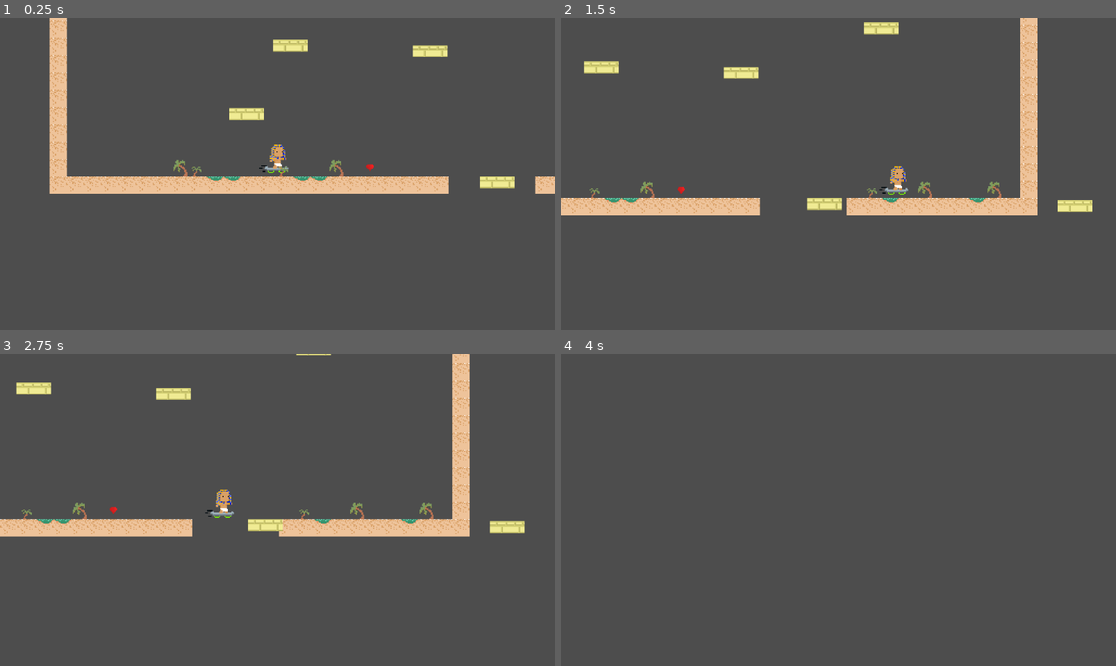
Above: before the commit, frames 1-4 (two rows, left to right).
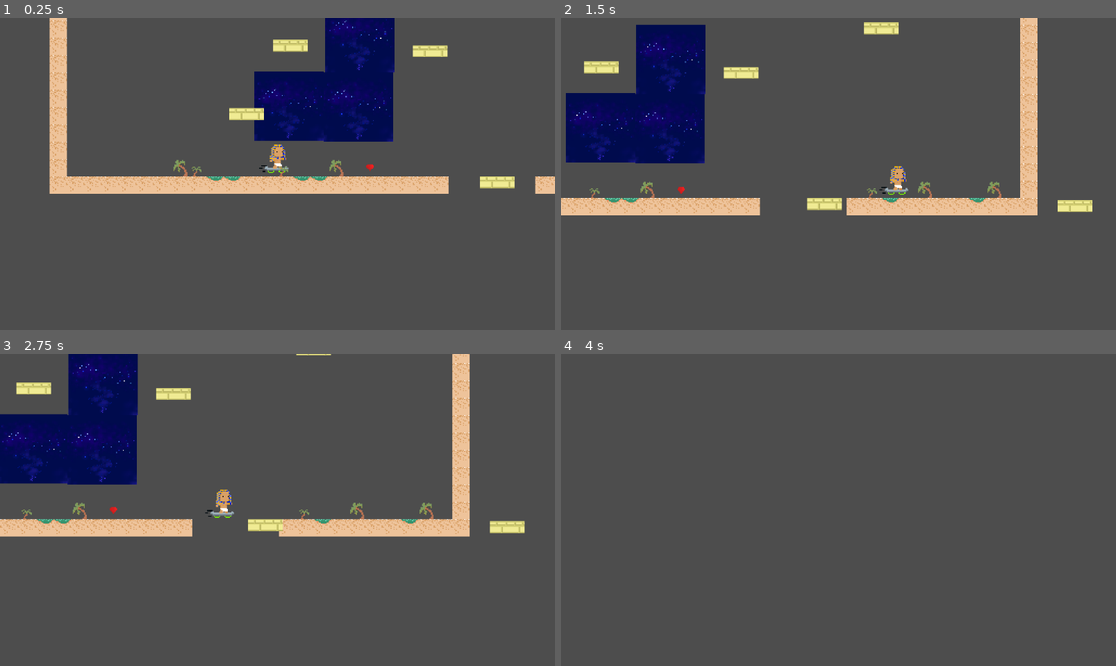
Above: after the commit, the same moments.

Repository: BucksGameDev/Egyptian-Future-Demo
Game: Godot game, scene res://Scenes/game.tscn
Same seed, same stepped clock (60 frames per second), same inputs: the game is played once before the commit and once after it.
Inputs:
- Up to frame 1 (0.25 s): no input
- Up to frame 2 (1.5 s): tap Enter (ui_accept) at 0.5, 0.77 s; hold Right (ui_right) from 0.53 s (still down)
- Up to frame 3 (2.75 s): tap Enter (ui_accept) at 1.52 s; release Right (ui_right) at 2.03 s; hold Left (ui_left) from 2.03 s (still down)
- Up to frame 4 (4 s): release Left (ui_left) at 2.78 s; hold Right (ui_right) from 2.78 s (still down); tap Enter (ui_accept) at 3.02, 3.77 s

The runs differ from the first frame. In frame 1, 7.7% of the frame differs, in the area x 45-72%, y 0-40%; in frame 2, 8.3%, in the area x 0-27%, y 2-47%; in frame 3, 8.0%; in frame 4, nothing differs.

Commit message:
night Sky Test
Tested the night sky background

Diff:
--- a/Scenes/game.tscn
+++ b/Scenes/game.tscn
@@ -1,11 +1,12 @@
-[gd_scene load_steps=22 format=3 uid="uid://d2olv0ol4qc0a"]
+[gd_scene load_steps=23 format=3 uid="uid://d2olv0ol4qc0a"]
 
 [ext_resource type="PackedScene" uid="uid://behj5mqspcif0" path="res://Scenes/mcHoverPharaoh.tscn" id="1_ebmjs"]
 [ext_resource type="Script" uid="uid://b58yeghkb5jai" path="res://Scripts/mcHoverPharaoh.gd" id="2_qxrlw"]
-[ext_resource type="Texture2D" uid="uid://cf7dmhnuv83xx" path="res://artistAssets/TileSets/beachTiles.png" id="3_wrm1d"]
-[ext_resource type="Texture2D" uid="uid://31e4o0ttshew" path="res://artistAssets/Platforms/platform_bricks.png" id="4_3dryh"]
+[ext_resource type="Texture2D" uid="uid://cf7dmhnuv83xx" path="res://Assets/TileSets/beachTiles.png" id="3_wrm1d"]
+[ext_resource type="Texture2D" uid="uid://31e4o0ttshew" path="res://Assets/Platforms/platform_bricks.png" id="4_3dryh"]
 [ext_resource type="PackedScene" uid="uid://dsvhmmuj2ebt" path="res://Scenes/platformTest.tscn" id="5_wowpa"]
 [ext_resource type="PackedScene" uid="uid://c688hvrmmck50" path="res://Scenes/ruby.tscn" id="6_i6g32"]
+[ext_resource type="PackedScene" uid="uid://dacq1jkvo2ph6" path="res://Scenes/nightSkyTest.tscn" id="7_1l0tm"]
 
 [sub_resource type="TileSetAtlasSource" id="TileSetAtlasSource_wrm1d"]
 texture = ExtResource("3_wrm1d")
@@ -250,3 +251,12 @@
 
 [node name="StaticBody2D" parent="." instance=ExtResource("6_i6g32")]
 position = Vector2(86, -12)
+
+[node name="Node2D" parent="." instance=ExtResource("7_1l0tm")]
+position = Vector2(75, -64)
+
+[node name="Node2D2" parent="." instance=ExtResource("7_1l0tm")]
+position = Vector2(11, -65)
+
+[node name="Node2D3" parent="." instance=ExtResource("7_1l0tm")]
+position = Vector2(76, -128)
--- a/Scenes/mcHoverPharaoh.tscn
+++ b/Scenes/mcHoverPharaoh.tscn
@@ -1,7 +1,7 @@
 [gd_scene load_steps=12 format=3 uid="uid://behj5mqspcif0"]
 
-[ext_resource type="Texture2D" uid="uid://3425cx0hfgks" path="res://artistAssets/Sprites/mcIdle.png" id="1_jhksu"]
-[ext_resource type="Texture2D" uid="uid://datj61xevcneh" path="res://artistAssets/Sprites/mcOld.png" id="1_sxqh5"]
+[ext_resource type="Texture2D" uid="uid://3425cx0hfgks" path="res://Assets/Sprites/mcIdle.png" id="1_jhksu"]
+[ext_resource type="Texture2D" uid="uid://datj61xevcneh" path="res://Assets/Sprites/mcOld.png" id="1_sxqh5"]
 
 [sub_resource type="AtlasTexture" id="AtlasTexture_kxr6v"]
 atlas = ExtResource("1_jhksu")
--- /dev/null
+++ b/Scenes/nightSkyTest.tscn
@@ -0,0 +1,71 @@
+[gd_scene load_steps=10 format=3 uid="uid://dacq1jkvo2ph6"]
+
+[ext_resource type="Texture2D" uid="uid://cs5vynwub70rd" path="res://Assets/BackgroundTiles/NightSky-0001-sheet.png" id="1_3vcf4"]
+
+[sub_resource type="AtlasTexture" id="AtlasTexture_w8p2j"]
+atlas = ExtResource("1_3vcf4")
+region = Rect2(0, 0, 64, 64)
+
+[sub_resource type="AtlasTexture" id="AtlasTexture_02o6f"]
+atlas = ExtResource("1_3vcf4")
+region = Rect2(64, 0, 64, 64)
+
+[sub_resource type="AtlasTexture" id="AtlasTexture_hs2e6"]
+atlas = ExtResource("1_3vcf4")
+region = Rect2(128, 0, 64, 64)
+
+[sub_resource type="AtlasTexture" id="AtlasTexture_ekmcn"]
+atlas = ExtResource("1_3vcf4")
+region = Rect2(192, 0, 64, 64)
+
+[sub_resource type="AtlasTexture" id="AtlasTexture_pu6cw"]
+atlas = ExtResource("1_3vcf4")
+region = Rect2(256, 0, 64, 64)
+
+[sub_resource type="AtlasTexture" id="AtlasTexture_oowlv"]
+atlas = ExtResource("1_3vcf4")
+region = Rect2(320, 0, 64, 64)
+
+[sub_resource type="AtlasTexture" id="AtlasTexture_18q24"]
+atlas = ExtResource("1_3vcf4")
+region = Rect2(384, 0, 64, 64)
+
+[sub_resource type="SpriteFrames" id="SpriteFrames_21djm"]
+animations = [{
+"frames": [{
+"duration": 1.0,
+"texture": SubResource("AtlasTexture_w8p2j")
+}, {
+"duration": 1.0,
+"texture": SubResource("AtlasTexture_02o6f")
+}, {
+"duration": 1.0,
+"texture": SubResource("AtlasTexture_hs2e6")
+}, {
+"duration": 1.0,
+"texture": SubResource("AtlasTexture_ekmcn")
+}, {
+"duration": 1.0,
+"texture": SubResource("AtlasTexture_pu6cw")
+}, {
+"duration": 1.0,
+"texture": SubResource("AtlasTexture_oowlv")
+}, {
+"duration": 1.0,
+"texture": SubResource("AtlasTexture_18q24")
+}],
+"loop": true,
+"name": &"default",
+"speed": 5.0
+}]
+
+[node name="Node2D" type="Node2D"]
+
+[node name="AnimatedSprite2D" type="AnimatedSprite2D" parent="."]
+z_index = -1
+sprite_frames = SubResource("SpriteFrames_21djm")
+autoplay = "default"
+frame = 6
+frame_progress = 1.0
+
+[node name="CollisionShape2D" type="CollisionShape2D" parent="."]
--- a/Scenes/platformTest.tscn
+++ b/Scenes/platformTest.tscn
@@ -1,6 +1,6 @@
 [gd_scene load_steps=5 format=3 uid="uid://dsvhmmuj2ebt"]
 
-[ext_resource type="Texture2D" uid="uid://31e4o0ttshew" path="res://artistAssets/Platforms/platform_bricks.png" id="1_h7rxe"]
+[ext_resource type="Texture2D" uid="uid://31e4o0ttshew" path="res://Assets/Platforms/platform_bricks.png" id="1_h7rxe"]
 
 [sub_resource type="AtlasTexture" id="AtlasTexture_4us8c"]
 atlas = ExtResource("1_h7rxe")
--- a/Scenes/ruby.tscn
+++ b/Scenes/ruby.tscn
@@ -1,6 +1,6 @@
 [gd_scene load_steps=11 format=3 uid="uid://c688hvrmmck50"]
 
-[ext_resource type="Texture2D" uid="uid://dg1bbjj8ifo2u" path="res://artistAssets/Pickups/ruby.png" id="1_1cusl"]
+[ext_resource type="Texture2D" uid="uid://dg1bbjj8ifo2u" path="res://Assets/Pickups/ruby.png" id="1_1cusl"]
 [ext_resource type="Script" uid="uid://c50vp15agqn22" path="res://Scripts/ruby.gd" id="1_pria0"]
 
 [sub_resource type="AtlasTexture" id="AtlasTexture_pria0"]
--- a/Scenes/swan.tscn
+++ b/Scenes/swan.tscn
@@ -1,6 +1,6 @@
 [gd_scene load_steps=15 format=3 uid="uid://blvk50o0vard6"]
 
-[ext_resource type="Texture2D" uid="uid://c7018d834a1q5" path="res://artistAssets/Sprites/swan.png" id="1_36gm4"]
+[ext_resource type="Texture2D" uid="uid://c7018d834a1q5" path="res://Assets/Sprites/swan.png" id="1_36gm4"]
 
 [sub_resource type="AtlasTexture" id="AtlasTexture_4flbx"]
 atlas = ExtResource("1_36gm4")
--- a/project.godot
+++ b/project.godot
@@ -13,7 +13,7 @@
 config/name="EgyptianFutureDemo"
 run/main_scene="uid://d2olv0ol4qc0a"
 config/features=PackedStringArray("4.4", "Forward Plus")
-config/icon="res://artistAssets/UnusedAssets/icon.svg"
+config/icon="res://Assets/UnusedAssets/icon.svg"
 
 [rendering]
 
Renamed: NightSky-0001-sheet.png -> Assets/BackgroundTiles/NightSky-0001-sheet.png
Not shown, changed: Assets/BackgroundTiles/NightSky-0001-sheet.png.import
Renamed: artistAssets/Pickups/diamond.png -> Assets/Pickups/diamond.png
Not shown, changed: Assets/Pickups/diamond.png.import
Renamed: artistAssets/Pickups/earald.png -> Assets/Pickups/earald.png
Not shown, changed: Assets/Pickups/earald.png.import
Renamed: artistAssets/Pickups/ruby.png -> Assets/Pickups/ruby.png
Not shown, changed: Assets/Pickups/ruby.png.import
Renamed: artistAssets/Platforms/platform_bricks.png -> Assets/Platforms/platform_bricks.png
Not shown, changed: Assets/Platforms/platform_bricks.png.import
Renamed: artistAssets/Sprites/enemy.png -> Assets/Sprites/enemy.png
Not shown, changed: Assets/Sprites/enemy.png.import
(and 20 more such lines)
